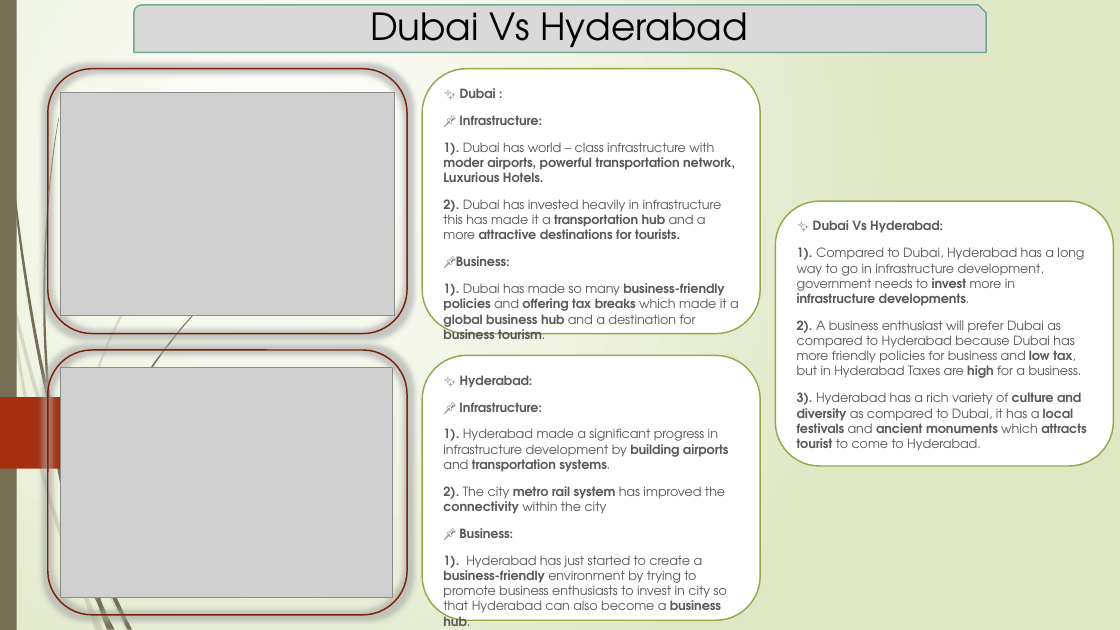
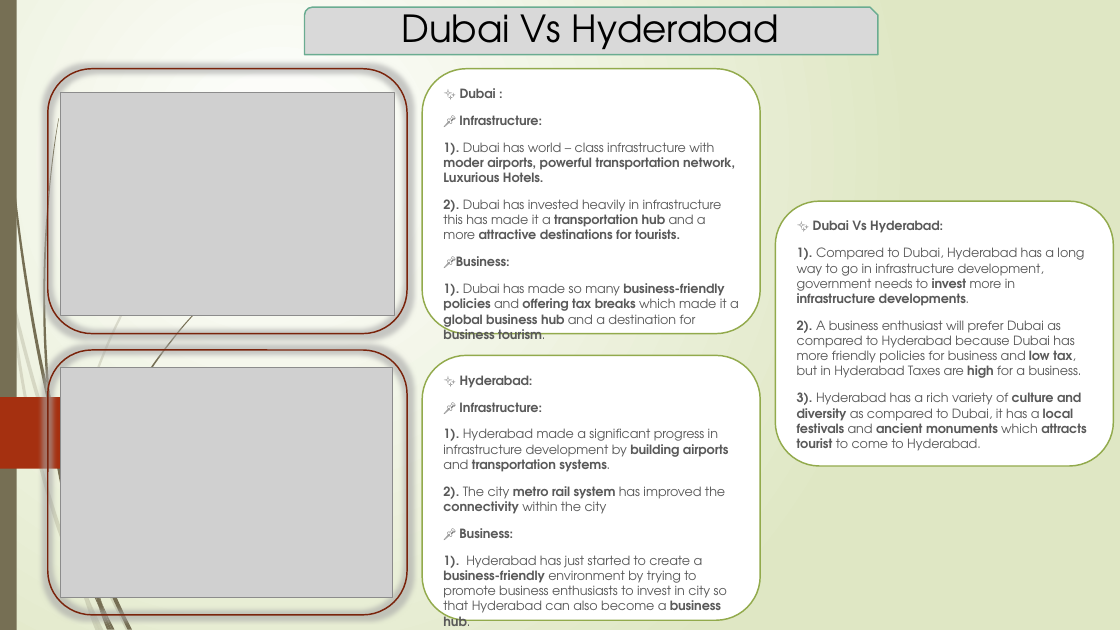
Before and after one commit to Kartik-Lohar/Telangana_Tourism, a slide deck: slide 17 of Tourism Challenge by Codebasics.pptx (slide 16 before the commit). Drawn at 1120x630 pixels with LibreOffice and Linux fonts; fonts in the diff are those of the drawing; grey boxes stand for pictures. Boxes give left, top, right and bottom in pixels: in the first picture for what was removed or moved away, otherwise in the second. Text is boxed around its words. In the diff, an @@ line names an element or a change of style, - is before the commit and + after.

```diff
--- a/Tourism Challenge by Codebasics.pptx
+++ b/Tourism Challenge by Codebasics.pptx
@@ snip round rect "Dubai Vs Hyderabad": place and size @@
-snip round rect "Dubai Vs Hyderabad" at [134,5,986,52]
+snip round rect "Dubai Vs Hyderabad" at [304,8,878,55]
```
Also in this commit, not shown: 10 other slides changed, 1 slide added, 1 slide removed, 1 other file.
